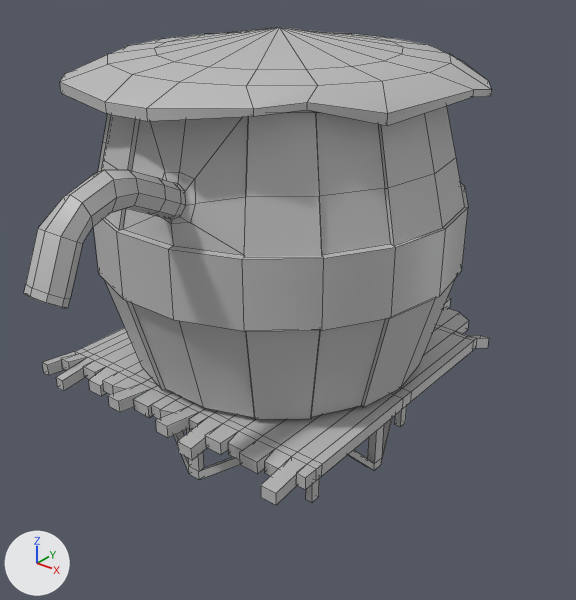
Renders of the FBX model Models/GhostCowboy/Tower/water tower/ghostWestern_tower_waterTower_d0.fbx from each side of a commit.
Both versions are drawn from a 50 mm lens placed at (0.0517, -0.0624, 0.0553), pointed at (0.0063, -0.0057, 0.0202). Arrows for +X, +Y and +Z are at lower left; the lights stay in place. Mesh edges are drawn as thin lines. Where no turn or scale is listed for an object, it has been applied to the vertices.
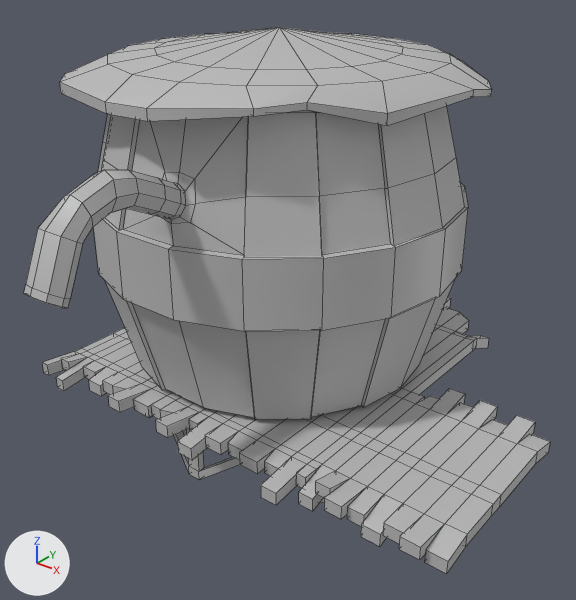
Commit message: Added wood extension to water tower for weapon

The change in detail:
me_mesh is used by ob_polysurface7; location (0.0, 0.0, 0.0).
me_mesh had 923 vertices, 934 faces and spanned x -0.021..0.02, y -0.0325..0.0229, z 0.0001..0.0453.
me_mesh now has 1146 vertices, 1158 faces and spans x -0.021..0.0319, y -0.0325..0.0229, z 0.0001..0.0453.
Part 1, on me_mesh:
46 faces are deleted.
34 vertices are added at x 0.0119..0.0319, y -0.0174..0.0037, z 0.0011..0.0109.
42 new vertices lie (0.0, 0.0047, 0.0) away from vertices in x -0.0172..0.0173, y -0.0144, z 0.0088..0.0101.
42 new vertices lie (0.0, -0.0078, 0.0) away from vertices in x -0.0172..0.0173, y -0.0003, z 0.0088..0.0101.
8 new vertices lie (0.0015, 0.0, 0.0) away from vertices in x 0.0173, y -0.0144..-0.0003, z 0.0088..0.0101.
8 new vertices lie (0.0016, 0.0, 0.0) away from vertices in x 0.0188, y -0.0144..-0.0003, z 0.0088..0.0101.
8 new vertices lie (0.0018, 0.0, 0.0) away from vertices in x 0.0204, y -0.0144..-0.0003, z 0.0088..0.0101.
8 new vertices lie (0.0017, 0.0, 0.0) away from vertices in x 0.0222, y -0.0144..-0.0003, z 0.0088..0.0101.
8 new vertices lie (0.0019, 0.0, 0.0) away from vertices in x 0.0239, y -0.0144..-0.0003, z 0.0088..0.0101.
8 new vertices lie (0.0021, 0.0, 0.0) away from vertices in x 0.0258, y -0.0144..-0.0003, z 0.0088..0.0101.
8 new vertices lie (0.0019, 0.0, 0.0) away from vertices in x 0.0279, y -0.0144..-0.0003, z 0.0088..0.0101.
10 new vertices lie (0.0, 0.0031, -0.0006) away from vertices in x 0.0188..0.0298, y -0.0003, z 0.0088..0.0101.
10 new vertices lie (0.0021, 0.0, 0.0) away from vertices in x 0.0298, y -0.0144..0.0028, z 0.0082..0.0101.
8 new vertices lie (0.0, -0.0034, -0.001) away from vertices in x 0.0173..0.0258, y -0.0144, z 0.0088..0.0101.
8 new vertices lie (0.0, -0.0039, 0.0003) away from vertices in x 0.0204..0.0298, y -0.0144, z 0.0088..0.0101.
8 new vertices lie (0.0, 0.004, 0.0005) away from vertices in x 0.0204..0.0258, y -0.0003, z 0.0088..0.0101.
5 new vertices lie (0.0, 0.0031, 0.0) away from vertices in x 0.0204..0.0239, y -0.0003, z 0.0088..0.0101.
270 new faces join them, mat_initialshadinggroup1 (grey #bcbcbc).

Pixel boxes (x1, y1, x2, y2) of what changed, in the pictures (576 x 600 px):
'polySurface7', reshaped (12% wider, 14% taller): before (24, 27, 492, 505); after (24, 27, 550, 574)
part 1 of me_mesh, built on: before (82, 328, 403, 502); after (82, 328, 550, 574)
